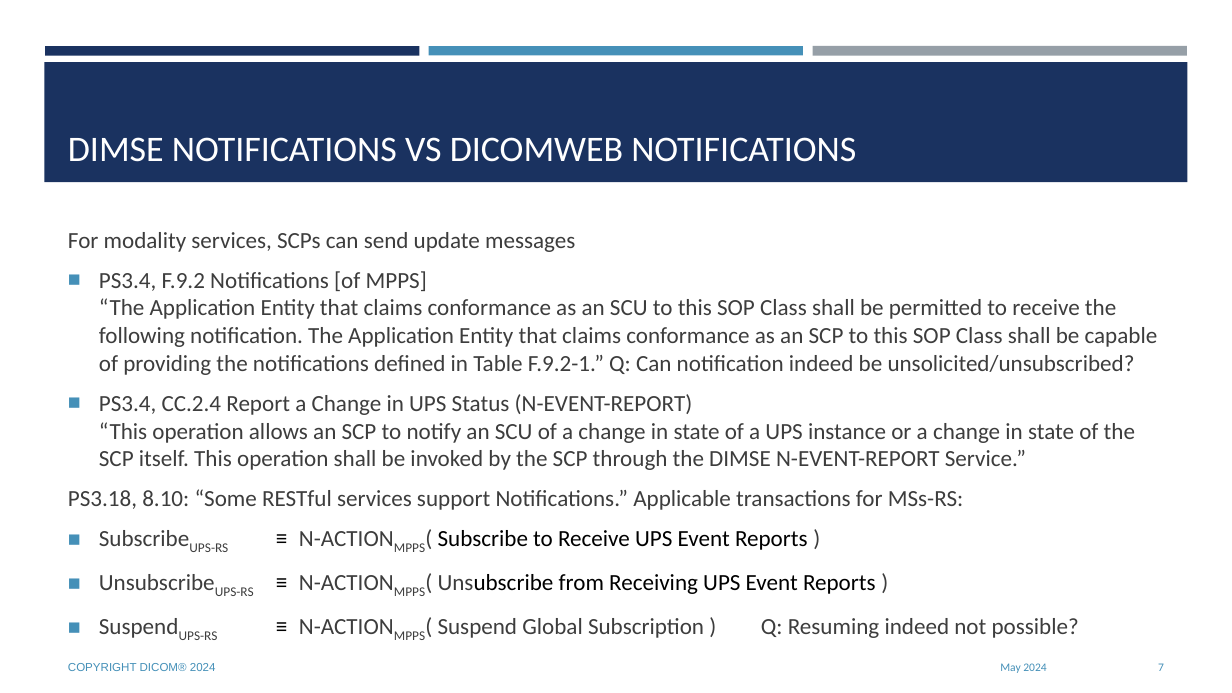
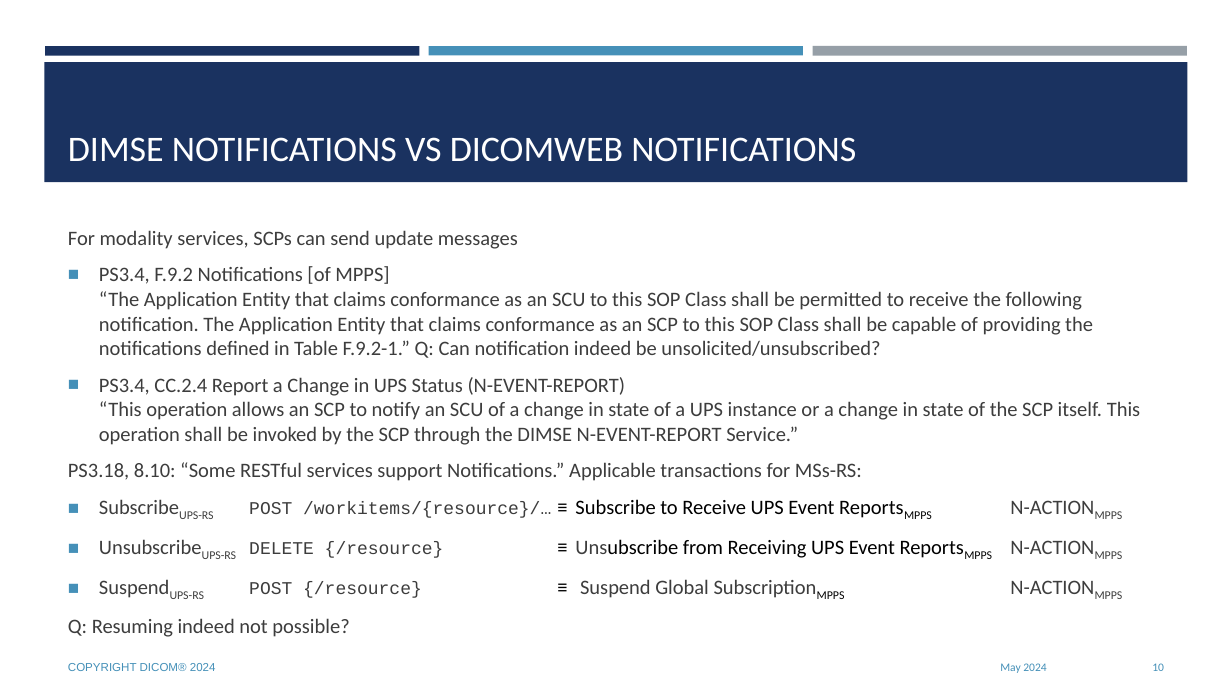
Before and after one commit to krotz-dieter/dicomweb-dmwl-mpps, a slide deck: slide 10 of documents/supNNN_fr_DICOMwebModalityServices.20240531.pptx (slide 7 before the commit). Drawn at 1232x693 pixels with LibreOffice and Linux fonts; fonts in the diff are those of the drawing; background and template pictures are left out. Boxes give left, top, right and bottom in pixels: in the first picture for what was removed or moved away, otherwise in the second. Text is boxed around its words. In the diff, an @@ line names an element or a change of style, - is before the commit and + after.

```diff
--- a/documents/supNNN_fr_DICOMwebModalityServices.20240531.pptx
+++ b/documents/supNNN_fr_DICOMwebModalityServices.20240531.pptx
@@ text at <box>68,230,1140,481</box>: size 18 to 16 pt in "For modality services, SCPs can send update ...", "PS3.4, F.9.2 Notifications [of MPPS] “The Application ...", "PS3.4, CC.2.4 Report a Change in UPS ...", "PS3.18, 8.10: “Some RESTful services support Notifications.” ..." @@
@@ text at <box>68,499,1094,637</box>: text changed; size 18 to 16 pt @@
-■ SubscribeUPS-RS ≡ N-ACTIONMPPS( Subscribe to Receive UPS Event Reports )
-■ UnsubscribeUPS-RS ≡ N-ACTIONMPPS( Unsubscribe from Receiving UPS Event Reports )
-■ SuspendUPS-RS ≡ N-ACTIONMPPS( Suspend Global Subscription ) Q: Resuming indeed not possible?
+■ SubscribeUPS-RS POST /workitems/{resource}/… ≡ Subscribe to Receive UPS Event ReportsMPPS N-ACTIONMPPS
+■ UnsubscribeUPS-RS DELETE {/resource} ≡ Unsubscribe from Receiving UPS Event ReportsMPPS N-ACTIONMPPS
+■ SuspendUPS-RS POST {/resource} ≡ Suspend Global SubscriptionMPPS N-ACTIONMPPS
+Q: Resuming indeed not possible?
@@ page number at <box>1152,663,1164,671</box>: text changed @@
-7
+10
```
Also in this commit, not shown: 6 other slides changed, 3 slides added, 3 other files.
